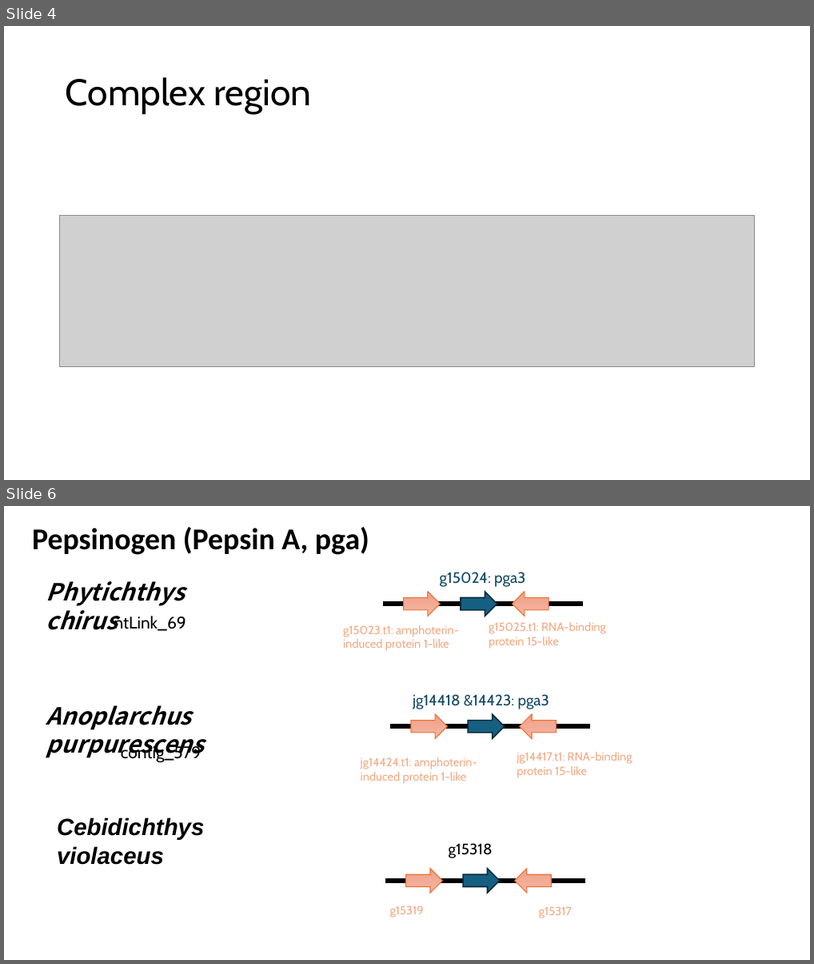
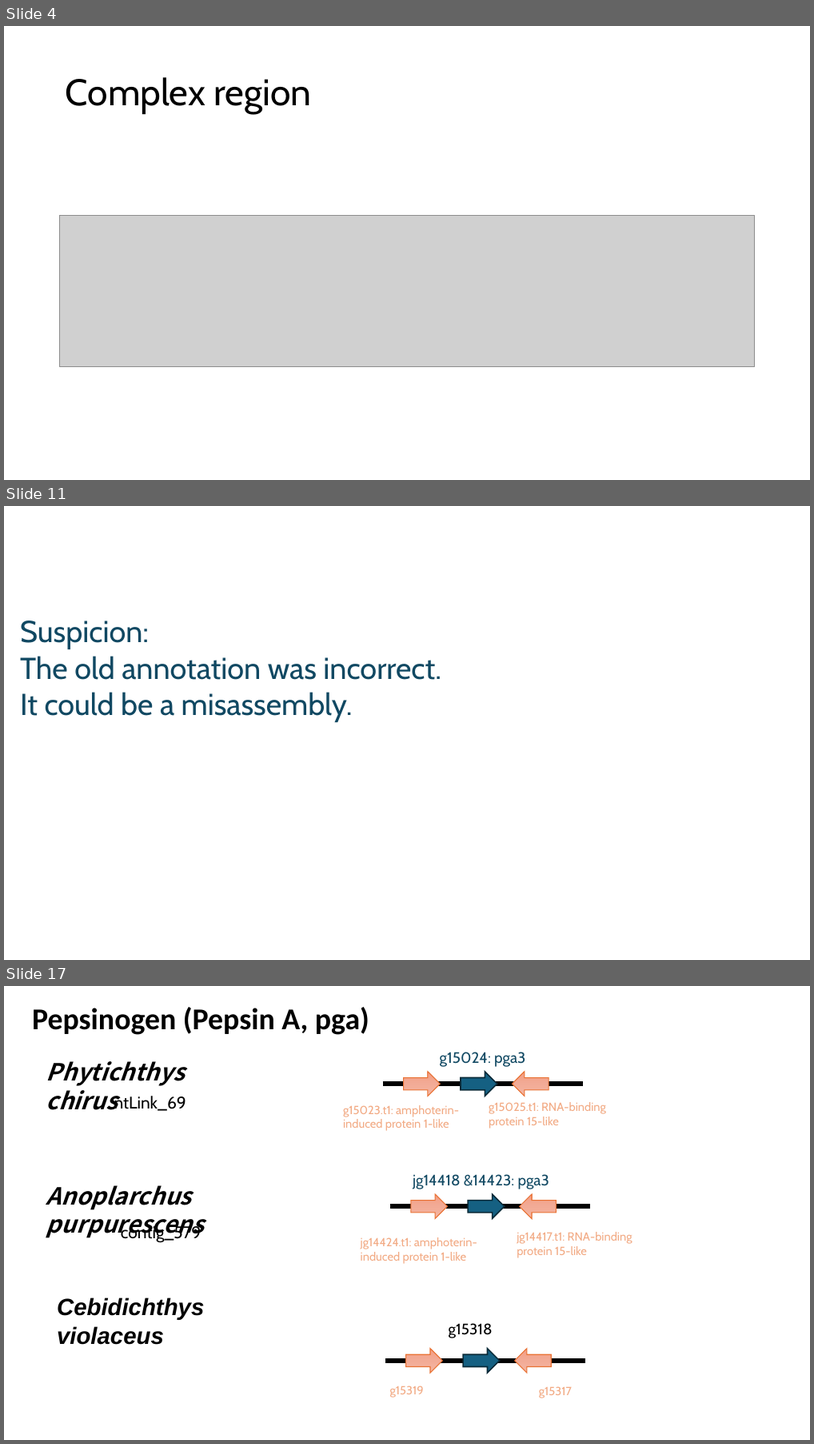
Before and after one commit to jyw-atgithub/fish-genome, a slide deck: synteny.pptx. Shown one above the other, each under a label of ours: slides 4 and 6 before the commit, slides 4, 11 and 17 after it; the slides between them are not shown. The pictures are 814x964 and 814x1444 pixels, drawn with LibreOffice and Linux fonts; fonts in the diff are those of the drawing; grey boxes stand for pictures. Boxes give left, top, right and bottom in pixels: in the first picture for what was removed or moved away, otherwise in the second. Text is boxed around its words. In the diff, an @@ line names an element or a change of style, - is before the commit and + after.

```diff
--- a/synteny.pptx
+++ b/synteny.pptx
@@ slide 11 added at box(4, 506, 810, 960), background #FFFFFF @@
@@ text added at box(20, 620, 442, 722), 36 pt, text #104862 @@
+Suspicion:
+The old annotation was incorrect.
+It could be a misassembly.
@@ what was slide 6 is now slide 17 @@
```
Also in this commit, not shown: 9 slides changed, 10 other slides added, 4 other files.
